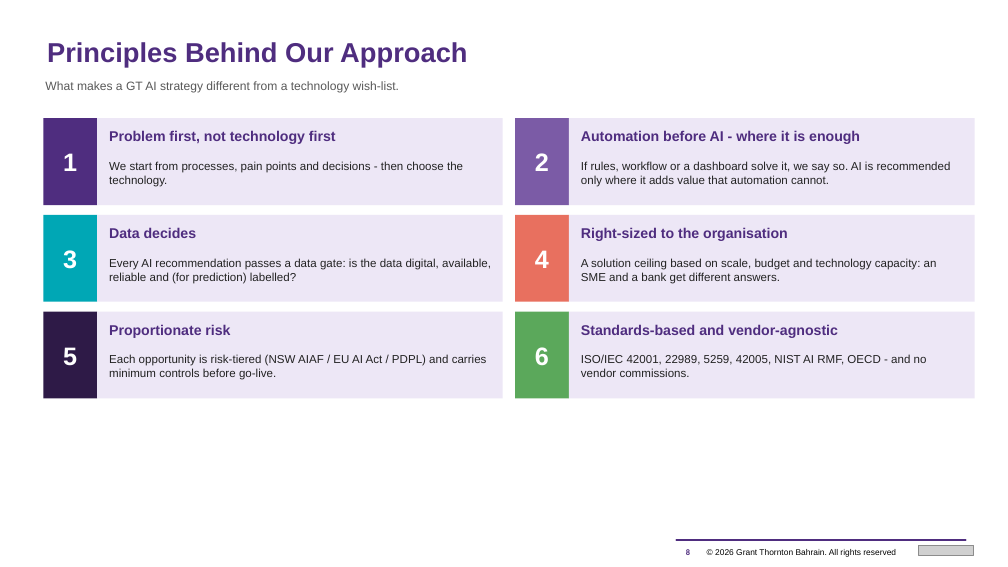
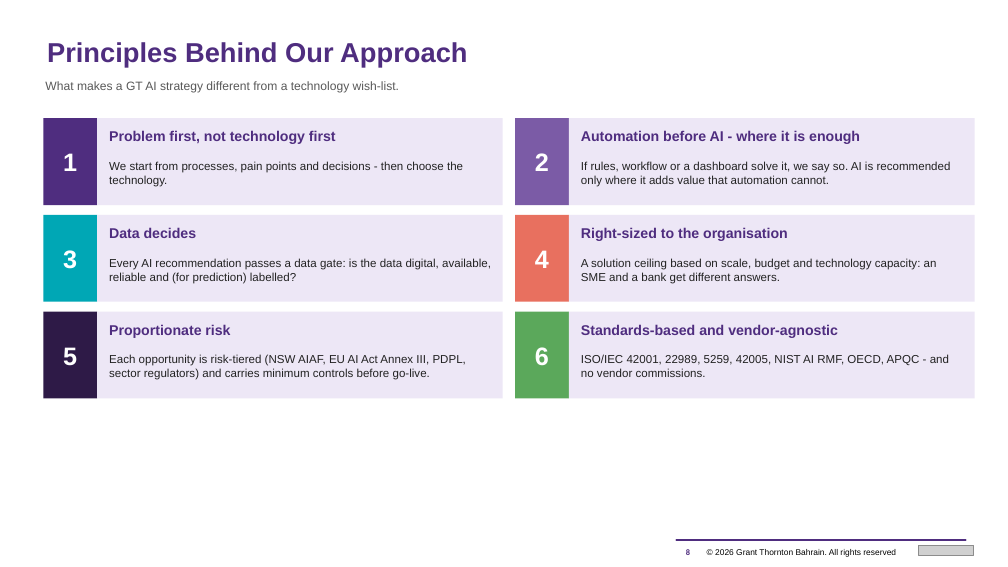
Before and after one commit to mahekdevangtrivedi-wq/GT-AI-Service-Line, a slide deck: slide 8 of 02_AI_Strategy_and_Roadmap/GT_AI_Strategy_and_Roadmap_Proposal.pptx. Drawn at 1008x567 pixels with LibreOffice and Linux fonts; fonts in the diff are those of the drawing; grey boxes stand for pictures. Boxes give left, top, right and bottom in pixels: in the first picture for what was removed or moved away, otherwise in the second. Text is boxed around its words. In the diff, an @@ line names an element or a change of style, - is before the commit and + after.

```diff
--- a/02_AI_Strategy_and_Roadmap/GT_AI_Strategy_and_Roadmap_Proposal.pptx
+++ b/02_AI_Strategy_and_Roadmap/GT_AI_Strategy_and_Roadmap_Proposal.pptx
@@ text at bbox=[109, 355, 466, 380]: text changed @@
-Each opportunity is risk-tiered (NSW AIAF / EU AI Act / PDPL) and carries minimum controls before go-live.
+Each opportunity is risk-tiered (NSW AIAF, EU AI Act Annex III, PDPL, sector regulators) and carries minimum controls before go-live.
@@ text at bbox=[581, 355, 949, 377]: text changed @@
-ISO/IEC 42001, 22989, 5259, 42005, NIST AI RMF, OECD - and no vendor commissions.
+ISO/IEC 42001, 22989, 5259, 42005, NIST AI RMF, OECD, APQC - and no vendor commissions.
```
Also in this commit, not shown: 14 other slides changed, 4 slides added, 2 slides removed, 7 other files.
